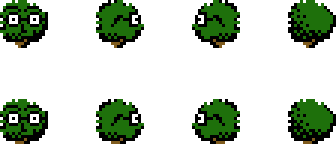
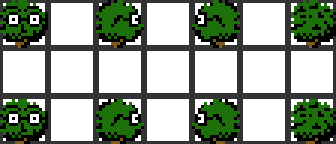
Comparing the layer stacks of the two 336 x 144 images. Changes:
renamed "Layer 5" to "Layer 6", painted on it over [0,0,336,144]
showed "tiles" over [0,0,336,144]
